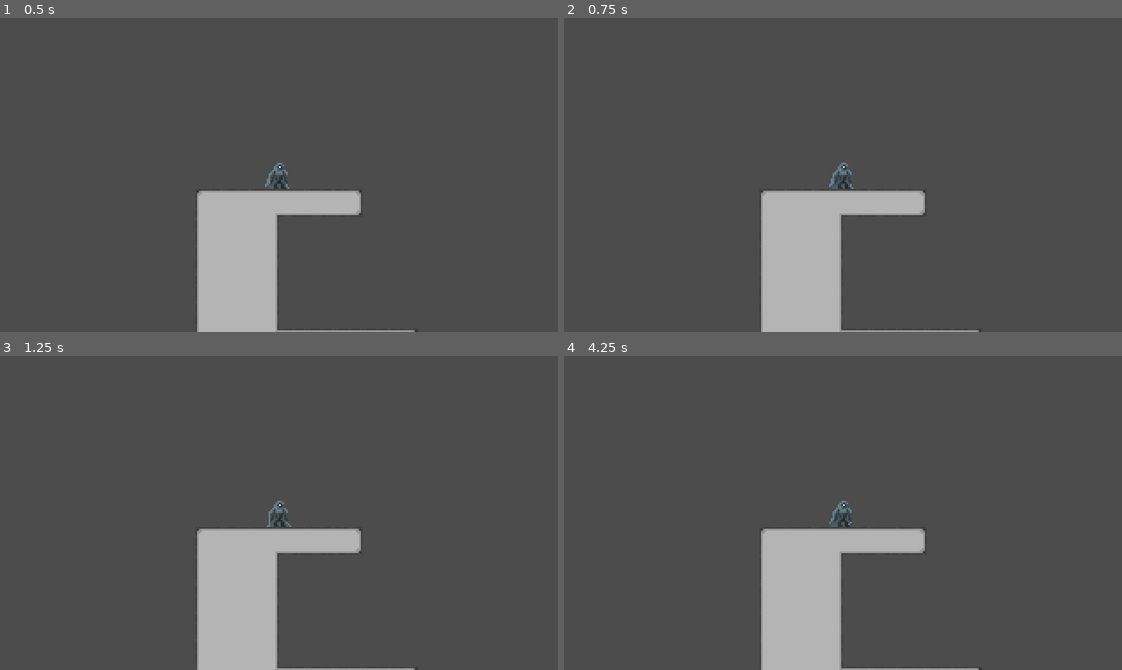
Above: before the commit, frames 1-4 (two rows, left to right).
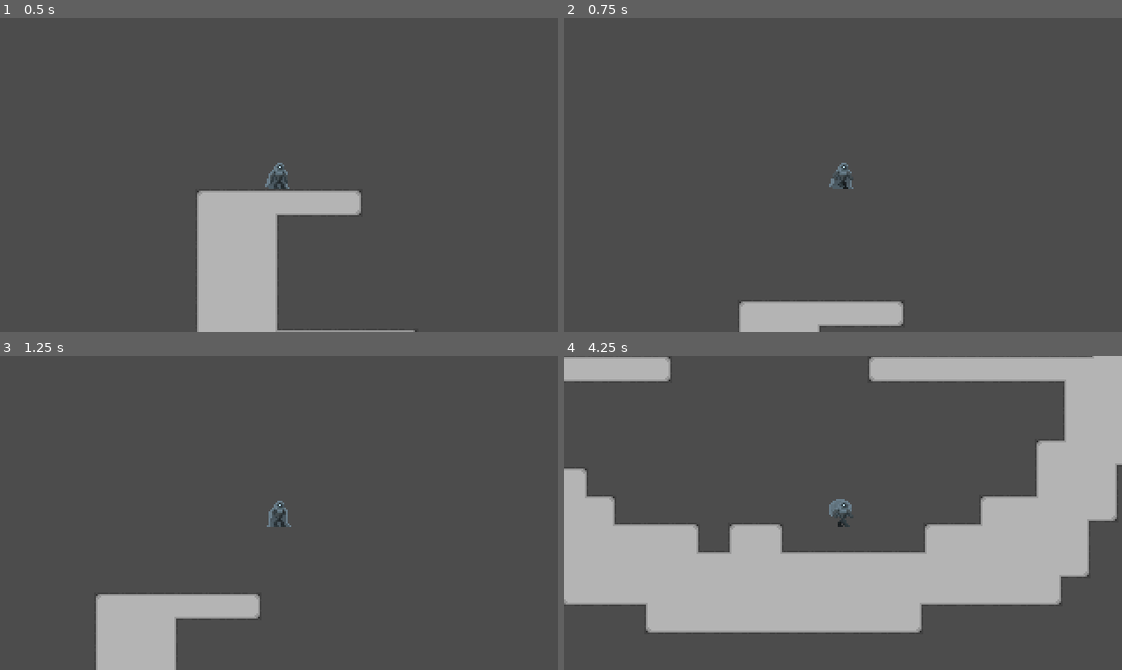
Above: after the commit, the same moments.

Repository: youxuanzhao/Dome
Game: Godot game, scene res://Scenes/scene1.tscn
The game is run twice, just before and just after one commit, with the same random seed, the same clock (stepped at 60 frames per second) and the same inputs.
Inputs:
- Up to frame 1 (0.5 s): no input
- Up to frame 2 (0.75 s): tap Enter at 0.5 s; hold D (ui_right, bound only after the commit) from 0.53 s (still down); hold Space (ui_up, bound only after the commit) from 0.53 s (still down)
- Up to frame 3 (1.25 s): keep holding D (ui_right, bound only after the commit); keep holding Space (ui_up, bound only after the commit)
- Up to frame 4 (4.25 s): release Space (ui_up, bound only after the commit) at 1.28 s; tap Space (ui_up, bound only after the commit) at 1.35, 1.52, 1.82, 2.85, 3.02, 3.32 s; release D (ui_right, bound only after the commit) at 2.03 s; hold A (ui_left, bound only after the commit) 2.03-2.78 s; hold Space (ui_up, bound only after the commit) 2.03-2.78 s; hold D (ui_right, bound only after the commit) from 2.78 s (still down); hold Space (ui_up, bound only after the commit) from 3.53 s (still down)

Frame 1 is identical in both runs. In frame 2, 7.9% of the frame differs, in the area x 31-75%, y 48-100%; in frame 3, 11%; in frame 4, 38%, in the area x 0-100%, y 0-100%.

Commit message:
update key binds

Diff:
--- a/project.godot
+++ b/project.godot
@@ -48,9 +48,25 @@
 
 [input]
 
+ui_left={
+"deadzone": 0.5,
+"events": [ Object(InputEventKey,"resource_local_to_scene":false,"resource_name":"","device":0,"alt":false,"shift":false,"control":false,"meta":false,"command":false,"pressed":false,"scancode":65,"physical_scancode":0,"unicode":0,"echo":false,"script":null)
+ ]
+}
+ui_right={
+"deadzone": 0.5,
+"events": [ Object(InputEventKey,"resource_local_to_scene":false,"resource_name":"","device":0,"alt":false,"shift":false,"control":false,"meta":false,"command":false,"pressed":false,"scancode":68,"physical_scancode":0,"unicode":0,"echo":false,"script":null)
+ ]
+}
+ui_up={
+"deadzone": 0.5,
+"events": [ Object(InputEventKey,"resource_local_to_scene":false,"resource_name":"","device":0,"alt":false,"shift":false,"control":false,"meta":false,"command":false,"pressed":false,"scancode":32,"physical_scancode":0,"unicode":0,"echo":false,"script":null)
+, Object(InputEventKey,"resource_local_to_scene":false,"resource_name":"","device":0,"alt":false,"shift":false,"control":false,"meta":false,"command":false,"pressed":false,"scancode":87,"physical_scancode":0,"unicode":0,"echo":false,"script":null)
+ ]
+}
 ui_restart={
 "deadzone": 0.5,
-"events": [ Object(InputEventKey,"resource_local_to_scene":false,"resource_name":"","device":0,"alt":false,"shift":false,"control":false,"meta":false,"command":false,"pressed":false,"scancode":0,"physical_scancode":82,"unicode":0,"echo":false,"script":null)
+"events": [ Object(InputEventKey,"resource_local_to_scene":false,"resource_name":"","device":0,"alt":false,"shift":false,"control":false,"meta":false,"command":false,"pressed":false,"scancode":82,"physical_scancode":0,"unicode":0,"echo":false,"script":null)
  ]
 }
 
